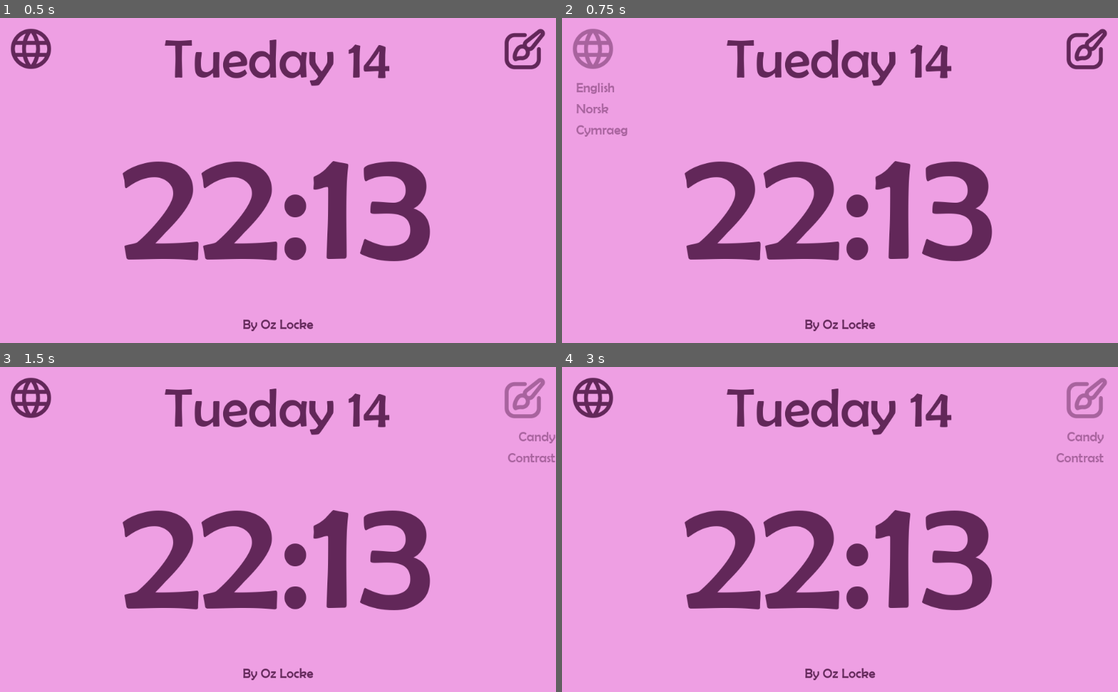
Above: before the commit, frames 1-4 (two rows, left to right).
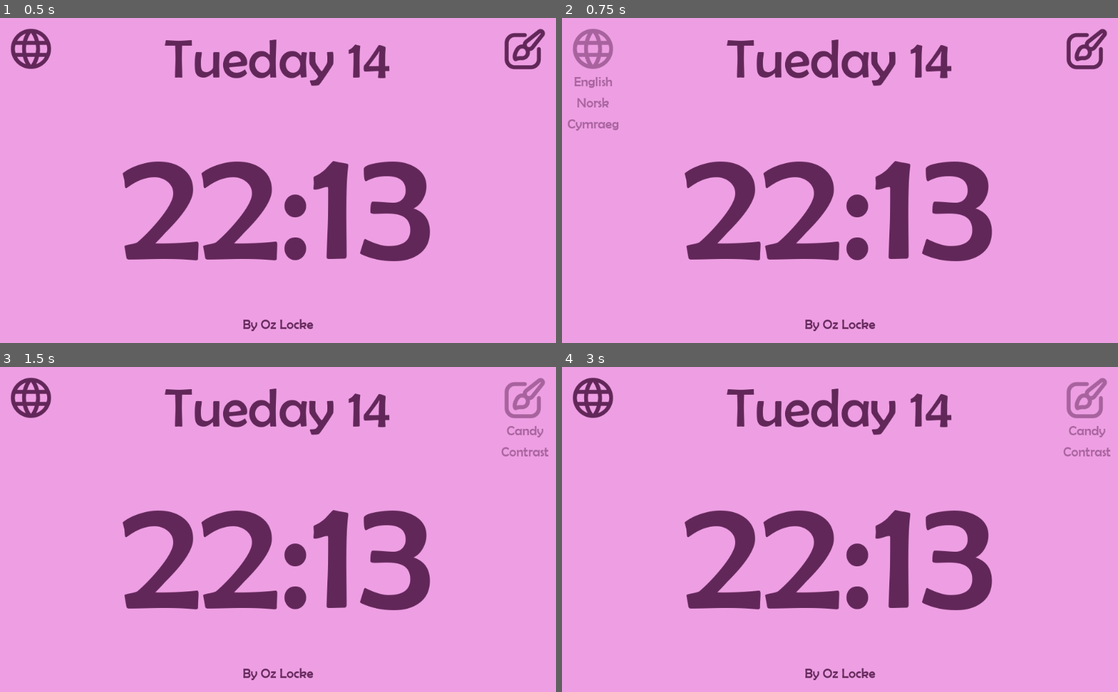
Above: after the commit, the same moments.

Repository: OzLocke/when
Game: Godot game, scene res://main.tscn
Same seed, same stepped clock (60 frames per second), same inputs: the game is played once before the commit and once after it.
Inputs (mouse positions are in pixels of both pictures, inside the frame that each line leads up to):
- Up to frame 1 (0.5 s): no input
- Up to frame 2 (0.75 s): click (595, 60) at 0.5 s
- Up to frame 3 (1.5 s): click (522, 409) at 1.25 s
- Up to frame 4 (3 s): click "Candy" at 2 s; click (1084, 409) at 2.75 s

Frame 1 is identical in both runs. In frame 2, 0.5% of the frame differs, in the area x 1-12%, y 18-37%; in frame 3, 0.4%; in frame 4, 0.4%.

Commit message:
removing the code that defined the width of the container seemed to fix it, also made both lists centered and center aligned to reduce code complexity

Diff:
--- a/app/main.gd
+++ b/app/main.gd
@@ -56,7 +56,6 @@
 
 	build_popup("Language", language_list)
 	build_popup("Themes", themes_list)
-
 	update_theme()
 
 func _process(_delta):
@@ -66,6 +65,9 @@
 	var hours = OS.get_datetime()["hour"]
 	var minutes = OS.get_datetime()["minute"]
 	loc_time.text = "%02d" % hours + ":" + "%02d" % minutes
+
+	position_popup(loc_language, loc_language_button)
+	position_popup(loc_themes, loc_themes_button)
 
 func _input(event):
 	if !over_popup:
@@ -77,7 +79,8 @@
 	var temp_storage = VBoxContainer.new()
 	add_child(temp_storage)
 	temp_storage.visible = false
-	temp_storage.rect_size.x = loc_language_button.get_size()[1]
+	temp_storage.size_flags_horizontal = false
+	temp_storage.size_flags_vertical = false
 	temp_storage.name = popup_name
 	temp_storage.add_to_group("popups", true)
 
@@ -85,10 +88,6 @@
 		var button = Button.new()
 		temp_storage.add_child(button)
 		button.text = item
-		if popup_name == "Language":
-			button.align = HALIGN_LEFT
-		else:
-			button.align = HALIGN_RIGHT
 		button.flat = true
 		button.add_color_override("font_color", Color(color.r, color.g, color.b, .5))
 		var function_name = "_on_" + popup_name.to_lower() + "_item_clicked"
@@ -132,11 +131,14 @@
 	loc_about.add_font_override("font",load(font + "_small.tres"))
 	loc_about.add_color_override("font_color", color)
 
-func position_popup(popup, parent, align):
-	var position_x = parent.rect_global_position.x
-	var position_y = parent.rect_global_position.y + parent.rect_size.y - 20
-	if align == "right":
-		position_x = position_x + parent.rect_size.x - popup.rect_size.x
+func position_popup(popup, parent):
+	var parent_x = parent.rect_global_position.x
+	var parent_y = parent.rect_global_position.y
+	var parent_size_x = parent.rect_size.x
+	var popup_size_x = popup.rect_size.x
+
+	var position_x = parent_x + (parent_size_x / 2) - (popup_size_x / 2)
+	var position_y = parent_y + 80
 
 	popup.set_position(Vector2(position_x, position_y), false)
 
@@ -160,12 +162,12 @@
 
 func _on_LanguageButton_button_up():
 	#Show popup on click (moving popup to under it's buttons)
-	position_popup(loc_language, loc_language_button, "left")
+	position_popup(loc_language, loc_language_button)
 	loc_language.visible = true
 
 func _on_ThemesButton_button_up():
 	#Show popup on click (moving popup to under it's buttons)
-	position_popup(loc_themes, loc_themes_button, "right")
+	position_popup(loc_themes, loc_themes_button)
 	loc_themes.visible = true
 
 func _on_LanguageButton_mouse_entered():
Not shown, changed: when.pck
